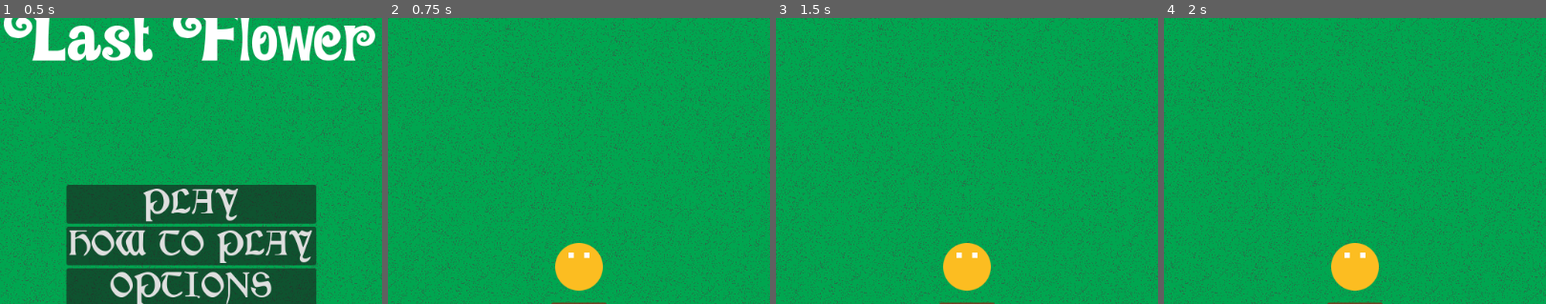
Above: before the commit, frames 1-4 (left to right).
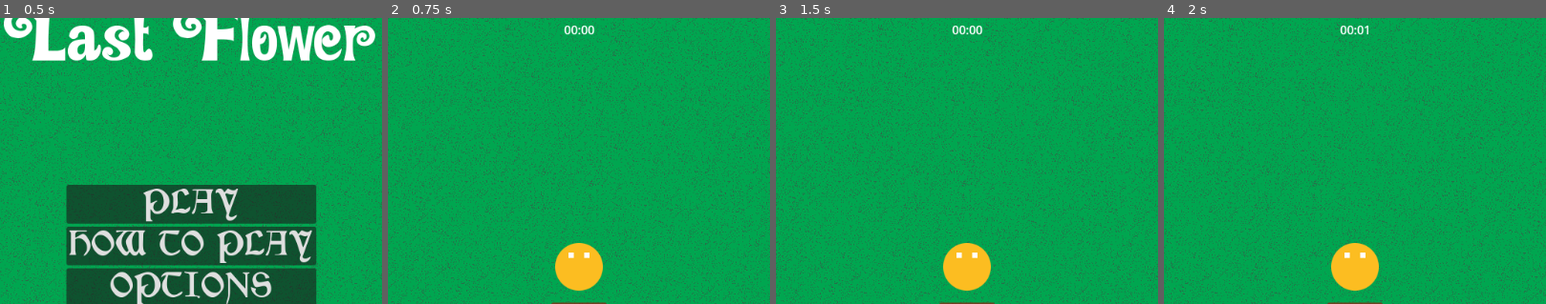
Above: after the commit, the same moments.

Repository: Silvester56/lastflower
Game: Godot game, scene res://scenes/main_menu.tscn
Two runs of this game, one before a commit and one after it. Both use one fixed random seed, a clock stepped at 60 frames per second and the inputs below.
Inputs (mouse positions are % of the whole screen's width and height, from its top left):
- Up to frame 1 (0.5 s): no input
- Up to frame 2 (0.75 s): click "PLAY" at 0.5 s
- Up to frame 3 (1.5 s): tap Enter at 1.25 s; move the mouse to (72, 45) at 1.27 s; hold D (right) from 1.28 s (still down); tap Space (melee) at 1.35 s
- Up to frame 4 (2 s): keep holding D (right)
The pictures show only the part of the screen within x 25-75%, y 6-56%; the shares and areas given below are measured in that part.

Frame 1 is identical in both runs. In frame 2, 0.2% of the frame differs, in the area x 46-54%, y 2-6%; in frame 3, 0.2%; in frame 4, 0.2%.

Commit message:
Create global timer and success screen

Diff:
--- a/scenes/game.tscn
+++ b/scenes/game.tscn
@@ -242,6 +242,53 @@
 layout_mode = 2
 text = "MAIN MENU"
 
+[node name="Success" type="Control" parent="Player"]
+process_mode = 2
+visible = false
+layout_mode = 3
+anchors_preset = 0
+offset_left = -512.0
+offset_top = -384.0
+offset_right = 512.0
+offset_bottom = 384.0
+theme = ExtResource("4_dwo01")
+
+[node name="ColorRect" type="ColorRect" parent="Player/Success"]
+layout_mode = 0
+offset_right = 1024.0
+offset_bottom = 768.0
+color = Color(0, 0, 0, 0.392157)
+
+[node name="VBoxContainer" type="VBoxContainer" parent="Player/Success"]
+layout_mode = 1
+anchors_preset = 8
+anchor_left = 0.5
+anchor_top = 0.5
+anchor_right = 0.5
+anchor_bottom = 0.5
+offset_left = -143.5
+offset_top = -78.0
+offset_right = 143.5
+offset_bottom = 78.0
+grow_horizontal = 2
+grow_vertical = 2
+
+[node name="Label" type="Label" parent="Player/Success/VBoxContainer"]
+layout_mode = 2
+text = "SUCCESS"
+horizontal_alignment = 1
+
+[node name="Space" type="Label" parent="Player/Success/VBoxContainer"]
+layout_mode = 2
+
+[node name="Retry" type="Button" parent="Player/Success/VBoxContainer"]
+layout_mode = 2
+text = "RETRY"
+
+[node name="Back" type="Button" parent="Player/Success/VBoxContainer"]
+layout_mode = 2
+text = "MAIN MENU"
+
 [node name="MeleeCooldown" type="Timer" parent="Player"]
 wait_time = 1.5
 one_shot = true
@@ -281,6 +328,23 @@
 wait_time = 1.5
 one_shot = true
 
+[node name="GlobalTimer" type="Timer" parent="Player"]
+autostart = true
+
+[node name="Chronometer" type="Label" parent="Player"]
+anchors_preset = 8
+anchor_left = 0.5
+anchor_top = 0.5
+anchor_right = 0.5
+anchor_bottom = 0.5
+offset_left = -20.5
+offset_top = -330.0
+offset_right = 20.5
+offset_bottom = -307.0
+grow_horizontal = 2
+grow_vertical = 2
+text = "00:00"
+
 [node name="Flower" type="Area2D" parent="."]
 collision_mask = 4
 script = ExtResource("5_13tlq")
@@ -310,6 +374,9 @@
 [connection signal="timeout" from="Player/Range/Timer" to="Player" method="_on_timer_timeout"]
 [connection signal="pressed" from="Player/GameOver/VBoxContainer/Retry" to="." method="_on_retry_pressed"]
 [connection signal="pressed" from="Player/GameOver/VBoxContainer/Back" to="." method="_on_back_pressed"]
+[connection signal="pressed" from="Player/Success/VBoxContainer/Retry" to="." method="_on_retry_pressed"]
+[connection signal="pressed" from="Player/Success/VBoxContainer/Back" to="." method="_on_back_pressed"]
 [connection signal="timeout" from="Player/AutoHeal" to="Player" method="_on_auto_heal_timeout"]
+[connection signal="timeout" from="Player/GlobalTimer" to="Player" method="_on_global_timer_timeout"]
 [connection signal="timeout" from="Flower/AutoHeal" to="Flower" method="_on_auto_heal_timeout"]
 [connection signal="timeout" from="Spawn" to="." method="_on_spawn_timeout"]
--- a/scripts/game.gd
+++ b/scripts/game.gd
@@ -43,10 +43,6 @@
 	$Player.autoHealPower = globalAutoHealPower
 	$Flower.autoHealPower = globalAutoHealPower
 
-func gameover() -> void:
-	$Player/GameOver.show()
-	get_tree().paused = true
-
 func _on_retry_pressed() -> void:
 	get_tree().paused = false
 	get_tree().change_scene_to_file("res://scenes/game.tscn")
--- a/scripts/player.gd
+++ b/scripts/player.gd
@@ -13,6 +13,8 @@
 var meleeCooldown = 15
 var weapon = 0
 var purchasedUpgrades = {}
+var seconds = 0
+var minutes = 0
 
 func _physics_process(delta: float) -> void:
 	for body in $Hitbox.get_overlapping_bodies():
@@ -48,7 +50,8 @@
 	health = health + ammount
 	$Health.value = health
 	if health <= 0:
-		$"..".gameover()
+		$GameOver.show()
+		get_tree().paused = true
 
 func displayUpgrade(upgradeIdentifier):
 	var upgrade
@@ -91,3 +94,17 @@
 
 func _on_auto_heal_timeout() -> void:
 	changeHealth(autoHealPower)
+
+func formatTime(number: int):
+	var result = str(number)
+	if len(result) == 1:
+		return "0" + result
+	return result
+
+func _on_global_timer_timeout() -> void:
+	seconds = seconds + 1
+	minutes = seconds / 60
+	$Chronometer.text = formatTime(minutes) + ":" + formatTime(seconds % 60)
+	if minutes == 30:
+		$Success.show()
+		get_tree().paused = true
